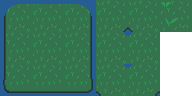
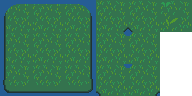
Layers edited between the first and the second 192x96 image:
painted on "Grass" over (6, 1, 159, 95)
painted on "Special Grass" over (161, 2, 191, 31)
